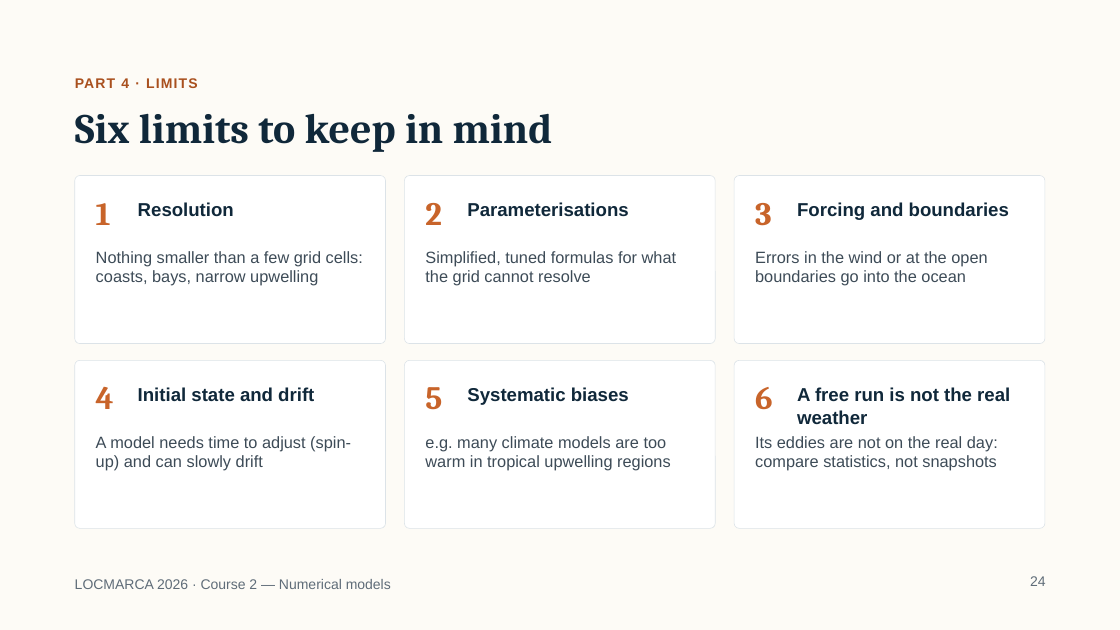
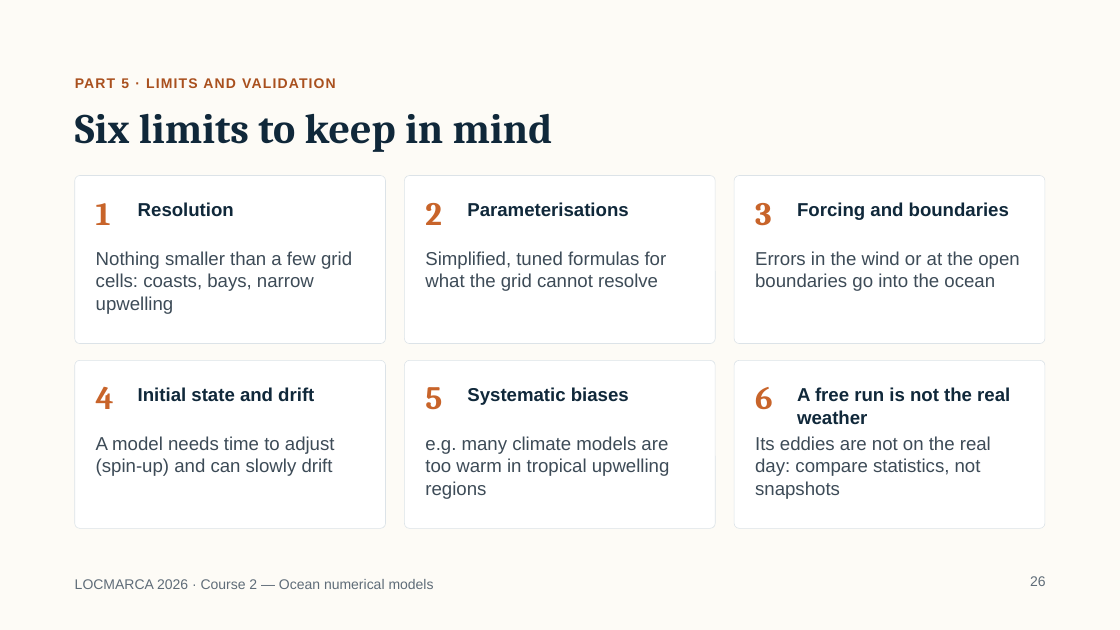
Before and after one commit to gcambon/script-locmarca, a slide deck: slide 26 of Courses/02_course_numerical_models.pptx (slide 24 before the commit). Drawn at 1120x630 pixels with LibreOffice and Linux fonts; fonts in the diff are those of the drawing. Boxes give left, top, right and bottom in pixels: in the first picture for what was removed or moved away, otherwise in the second. Text is boxed around its words. In the diff, an @@ line names an element or a change of style, - is before the commit and + after.

Commit message:
Update course ...

```diff
--- a/Courses/02_course_numerical_models.pptx
+++ b/Courses/02_course_numerical_models.pptx
@@ text at <box>75,78,336,88</box>: text changed @@
-PART 4 · LIMITS
+PART 5 · LIMITS AND VALIDATION
@@ size 14 to 16 pt in 6 elements at <box>96,251,352,314</box>, <box>425,251,667,291</box>, <box>755,251,1019,291</box>, <box>96,436,335,476</box>, <box>425,436,670,499</box>, <box>755,436,991,499</box> @@
@@ text at <box>75,579,434,589</box>: text changed @@
-LOCMARCA 2026 · Course 2 — Numerical models
+LOCMARCA 2026 · Course 2 — Ocean numerical models
@@ page number at <box>1030,576,1046,586</box>: text changed @@
-24
+26
```
Also in this commit, not shown: 28 other slides changed, 7 slides added, 1 slide removed, 5 other files.
